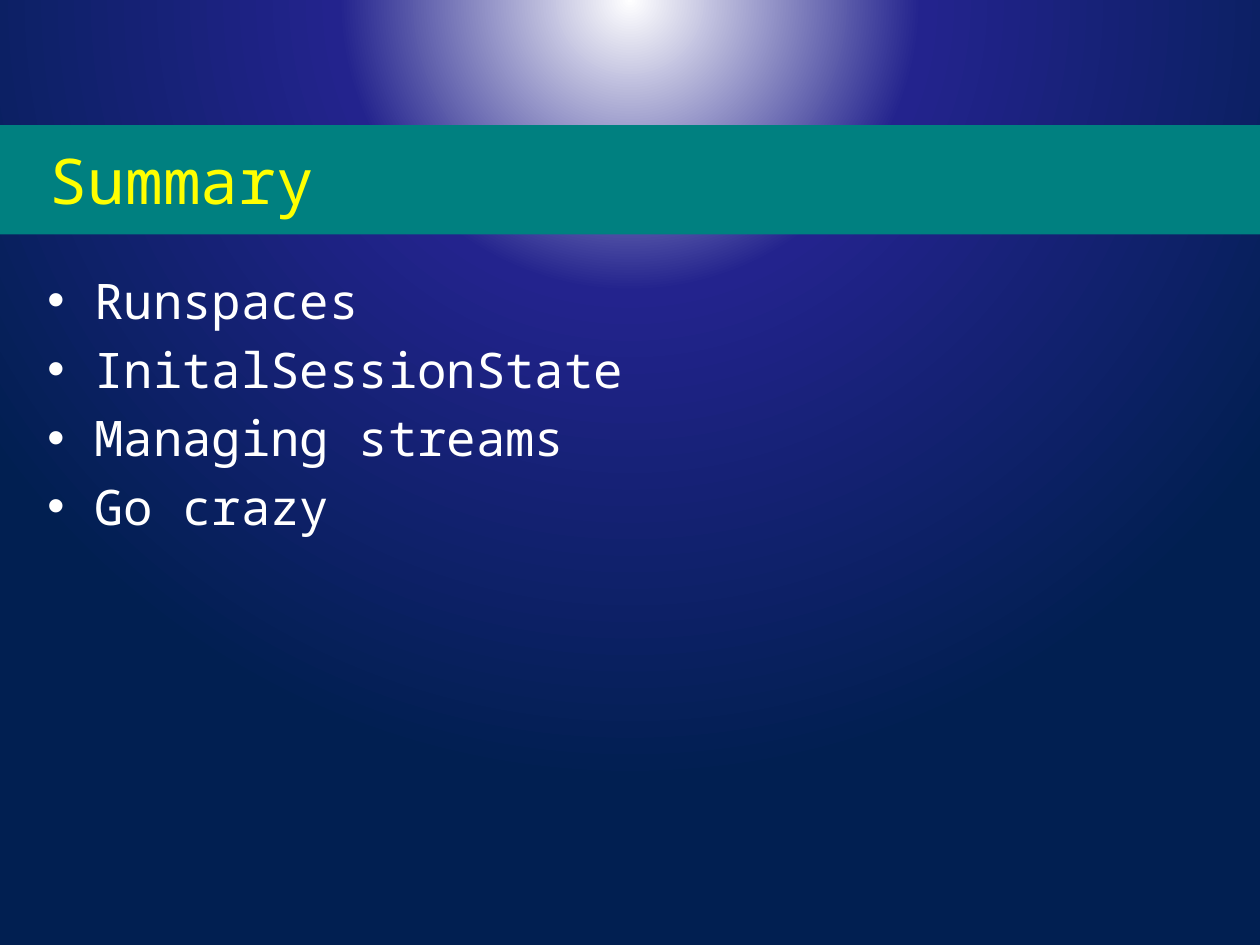
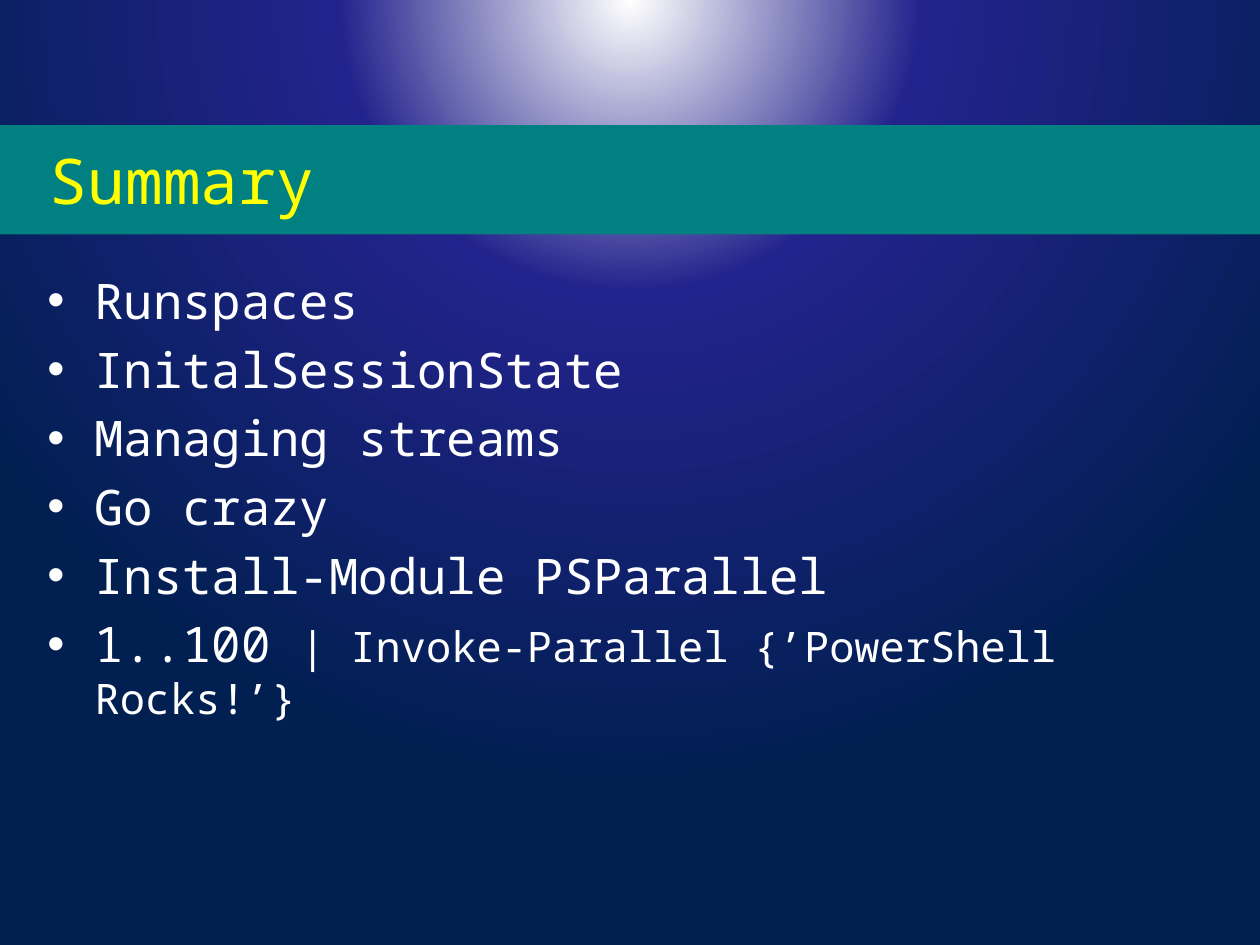
Before and after one commit to powercode/PSConfEU, a slide deck: slide 12 of Parallel/Parallelizing PowerShell.pptx. Drawn at 1260x945 pixels with LibreOffice and Linux fonts; fonts in the diff are those of the drawing; background and template pictures are left out. Boxes give left, top, right and bottom in pixels: in the first picture for what was removed or moved away, otherwise in the second. Text is boxed around its words. In the diff, an @@ line names an element or a change of style, - is before the commit and + after.

Commit message:
Last changes to ppt

```diff
--- a/Parallel/Parallelizing PowerShell.pptx
+++ b/Parallel/Parallelizing PowerShell.pptx
@@ text at box(95, 556, 1056, 721): paragraphs added @@
+• Install-Module PSParallel
+• 1..100 | Invoke-Parallel {’PowerShell Rocks!’}
```
Also in this commit, not shown: 2 other files.
